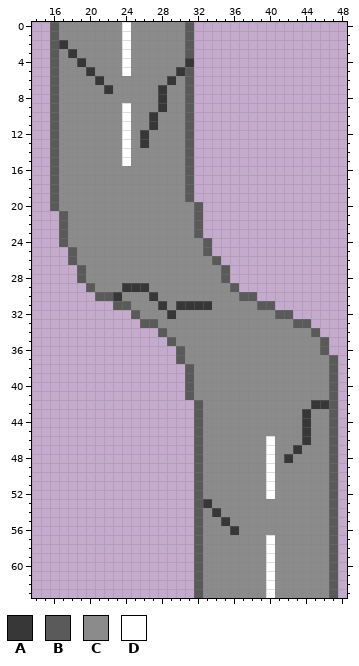
Pixel-art sprite: assets/images/tracks/s_snow.png. Above is the file before it was changed.
The file is 64x64 pixels. Shown: x 14..48, y 0..63.
Palette (. is transparent): A #383737  B #5a5a5a  C #8b8b8b  D #ffffff
Pixels before, first column x 16:
 0 BCCCCCCCDCCCCCCB................
 1 BCCCCCCCDCCCCCCB................
 2 BACCCCCCDCCCCCCB................
 3 BCACCCCCDCCCCCCB................
 4 BCCACCCCDCCCCCCA................
 5 BCCCACCCDCCCCCAB................
 6 BCCCCACCCCCCCACB................
 7 BCCCCCACCCCCACCB................
 8 BCCCCCCCCCCCACCB................
 9 BCCCCCCCDCCCACCB................
10 BCCCCCCCDCCACCCB................
11 BCCCCCCCDCCACCCB................
12 BCCCCCCCDCACCCCB................
13 BCCCCCCCDCACCCCB................
14 BCCCCCCCDCCCCCCB................
15 BCCCCCCCDCCCCCCB................
16 BCCCCCCCCCCCCCCB................
17 BCCCCCCCCCCCCCCB................
18 BCCCCCCCCCCCCCCB................
19 BCCCCCCCCCCCCCCB................
20 BCCCCCCCCCCCCCCCB...............
21 .BCCCCCCCCCCCCCCB...............
22 .BCCCCCCCCCCCCCCB...............
23 .BCCCCCCCCCCCCCCB...............
24 .BCCCCCCCCCCCCCCCB..............
25 ..BCCCCCCCCCCCCCCB..............
26 ..BCCCCCCCCCCCCCCCB.............
27 ...BCCCCCCCCCCCCCCCB............
28 ...BCCCCCCCCCCCCCCCB............
29 ....BCCCAAACCCCCCCCCB...........
30 .....BBACCCACCCCCCCCCBB.........
31 .......BBCCCACAAAACCCCCBB.......
32 .........BCCCACCCCCCCCCCCBB.....
33 ..........BBCCCCCCCCCCCCCCCBB...
34 ............BCCCCCCCCCCCCCCCCB..
35 .............BCCCCCCCCCCCCCCCCB.
36 ..............BCCCCCCCCCCCCCCCB.
37 ..............BCCCCCCCCCCCCCCCCB
38 ...............BCCCCCCCCCCCCCCCB
39 ...............BCCCCCCCCCCCCCCCB
40 ...............BCCCCCCCCCCCCCCCB
41 ...............BCCCCCCCCCCCCCCCB
42 ................BCCCCCCCCCCCCAAB
43 ................BCCCCCCCCCCCACCB
44 ................BCCCCCCCCCCCACCB
45 ................BCCCCCCCCCCCACCB
46 ................BCCCCCCCDCCCACCB
47 ................BCCCCCCCDCCACCCB
48 ................BCCCCCCCDCACCCCB
49 ................BCCCCCCCDCCCCCCB
50 ................BCCCCCCCDCCCCCCB
51 ................BCCCCCCCDCCCCCCB
52 ................BCCCCCCCDCCCCCCB
53 ................BACCCCCCCCCCCCCB
54 ................BCACCCCCCCCCCCCB
55 ................BCCACCCCCCCCCCCB
56 ................BCCCACCCCCCCCCCB
57 ................BCCCCCCCDCCCCCCB
58 ................BCCCCCCCDCCCCCCB
59 ................BCCCCCCCDCCCCCCB
60 ................BCCCCCCCDCCCCCCB
61 ................BCCCCCCCDCCCCCCB
62 ................BCCCCCCCDCCCCCCB
63 ................BCCCCCCCDCCCCCCB
After the commit:
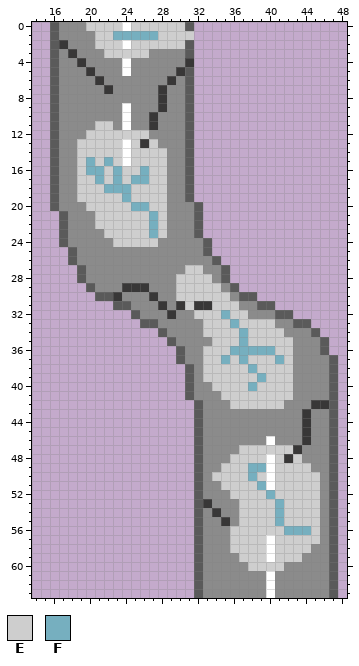
Colours new in this view: E #cecece  F #76afbf
What changed:
y 0: x 20..23 CCCC -> EEEE; x 25..30 CCCCCC -> EEEEEE
y 1: x 21..31 CCCDCCCCCCB -> EEFFFFFEEEE
y 2: x 21..23 CCC -> EEE; x 25..30 CCCCCC -> EEEEEE
y 3: x 22..26 CCDCC -> EEEEE
y 11: x 21..22 CC -> EE
y 12: x 20..26 CCCCDCA -> EEEEEEE
y 13: x 19..23 CCCCC -> EEEEE; x 25 C -> E; x 27 C -> E
y 14: x 19..23 CCCCC -> EEEEE; x 25..28 CCCC -> EEEE
y 15: x 19..23 CCCCC -> EFEFE; x 25..28 CCCC -> EEEE
y 16: x 19..28 CCCCCCCCCC -> EFFEFEEFEE
y 17: x 19..28 CCCCCCCCCC -> EEFEFEFFEE
y 18: x 19..28 CCCCCCCCCC -> EEEFFFEEEE
y 19: x 19..28 CCCCCCCCCC -> EEEEEFEEEE
y 20: x 20..28 CCCCCCCCC -> EEEEEFFEE
y 21..22: x 21..28 CCCCCCCC -> EEEEEEFE
y 23: x 22..28 CCCCCCC -> EEEEEFE
y 24: x 23..27 CCCCC -> EEEEE
y 27: x 31..32 CC -> EE
y 28: x 30..33 CCCC -> EEEE
y 29: x 30..34 CCCCC -> EEEEE
y 30: x 30..35 CCCCCC -> EEEEEE
y 31: x 31 A -> E; x 34..36 CCC -> EEE
y 32: x 32..37 CCCCCC -> EEEFEE
y 33: x 33..40 CCCCCCCC -> EEEFEEEE
y 34: x 33..41 CCCCCCCCC -> EEEEFEEEE
y 35: x 34..42 CCCCCCCCC -> EEEFEEEEE
y 36: x 33..42 CCCCCCCCCC -> EEEFFFFFEE
y 37: x 33..42 CCCCCCCCCC -> EEFEFEEEFE
y 38: x 33..42 CCCCCCCCCC -> EEEEEFEEEE
y 39: x 33..42 CCCCCCCCCC -> EEEEEEFEEE
y 40: x 34..42 CCCCCCCCC -> EEEEFEEEE
y 41: x 35..42 CCCCCCCC -> EEEEEEEE
y 42: x 36..41 CCCCCC -> EEEEEE
y 47: x 37..42 CCCDCC -> EEEEEE
y 48: x 36..39 CCCC -> EEEE; x 41 C -> E; x 43 C -> E
y 49: x 35..39 CCCCC -> EEEFF; x 41..44 CCCC -> EEEE
y 50: x 34..39 CCCCCC -> EEEEFE; x 41..45 CCCCC -> EEEEE
y 51: x 35..39 CCCCC -> EEEEF; x 41..45 CCCCC -> EEEEE
y 52: x 36..45 CCCCDCCCCC -> EEEEFEEEEE
y 53..55: x 37..45 CCCCCCCCC -> EEEEFEEEE
y 56: x 36..45 ACCCCCCCCC -> EEEEEEFFFE
y 57: x 36..39 CCCC -> EEEE; x 41..45 CCCCC -> EEEEE
y 58: x 36..39 CCCC -> EEEE; x 41..44 CCCC -> EEEE
y 59: x 37..39 CCC -> EEE; x 41..43 CCC -> EEE
y 60: x 38..41 CCDC -> EEEE
